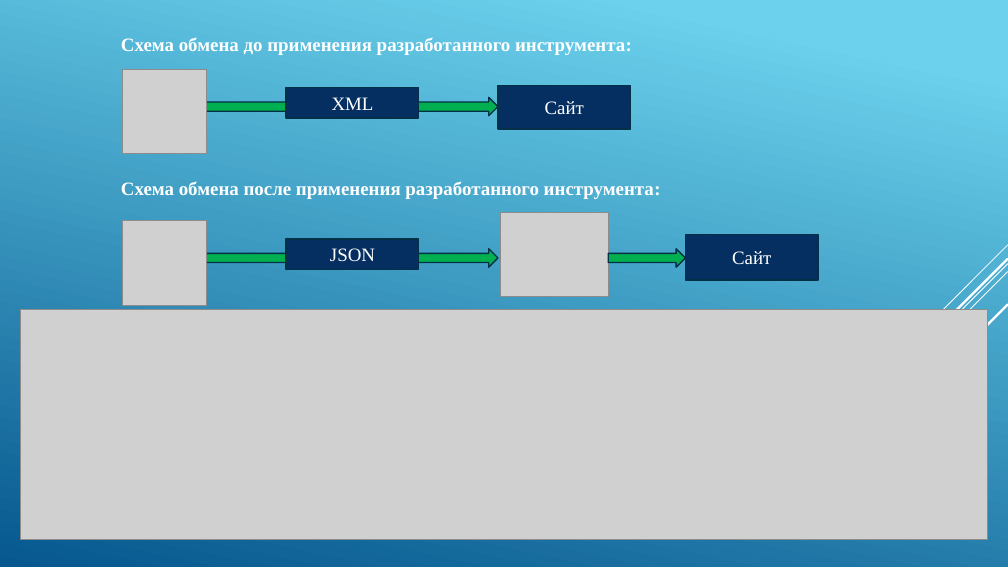
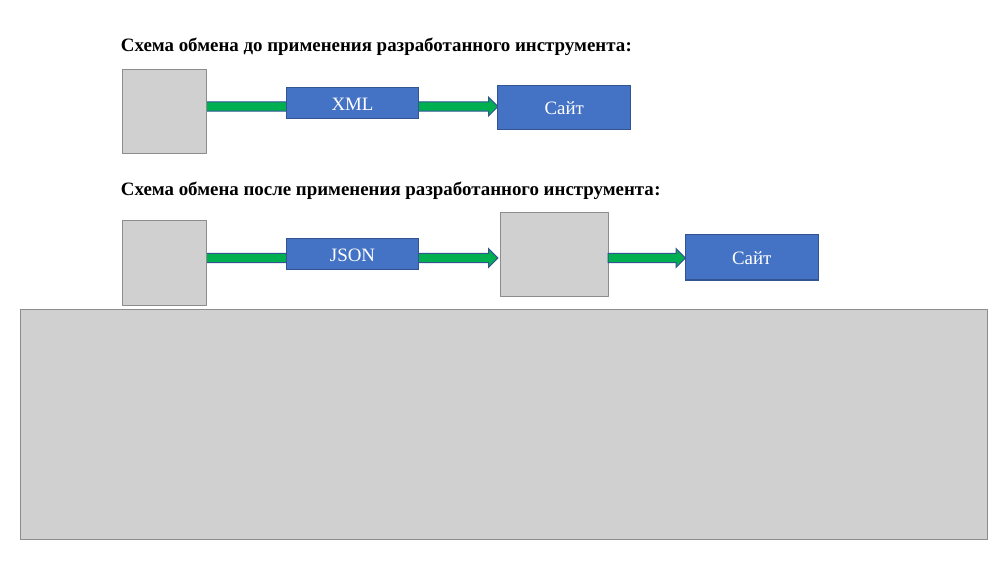
Before and after one commit to IgorTyutyunov/-, a slide deck: slide 10 of ВКР_5.pptx. Drawn at 1008x567 pixels with LibreOffice and Linux fonts; fonts in the diff are those of the drawing; grey boxes stand for pictures. Boxes give left, top, right and bottom in pixels: in the first picture for what was removed or moved away, otherwise in the second. Text is boxed around its words. In the diff, an @@ line names an element or a change of style, - is before the commit and + after.

```diff
--- a/ВКР_5.pptx
+++ b/ВКР_5.pptx
@@ background gradient #6ED2EB to #06588E to #FFFFFF @@
@@ text "Схема обмена до применения разработанного ..." at [121, 37, 632, 55]: text colour #FFFFFF to #000000 @@
@@ fill #052F61 to #4472C4; outline #043148 1.25 pt to #325491 1 pt in 4 elements at [286, 239, 419, 269], [686, 234, 819, 280], [286, 88, 419, 118], [498, 85, 631, 129] @@
@@ outline #043148 1.25 pt to #325491 1 pt in 3 elements at [190, 249, 498, 267], [609, 249, 686, 267], [190, 98, 498, 116] @@
@@ text "Схема обмена после применения разработанного ..." at [121, 181, 661, 199]: text colour #FFFFFF to #000000 @@
@@ group removed at [761, 245, 1008, 510]: 5 lines @@
```
Also in this commit, not shown: 11 other slides changed.
